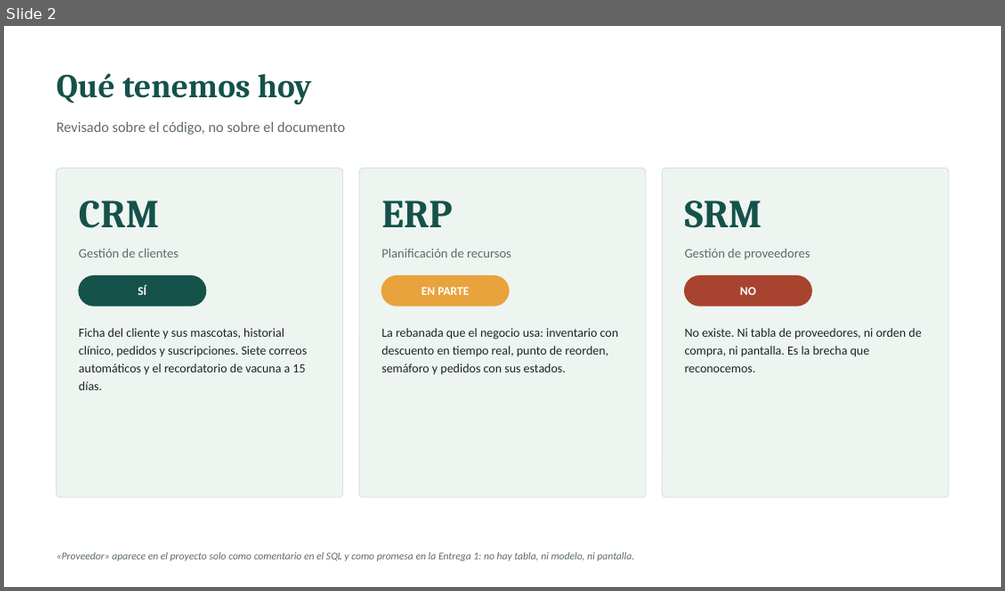
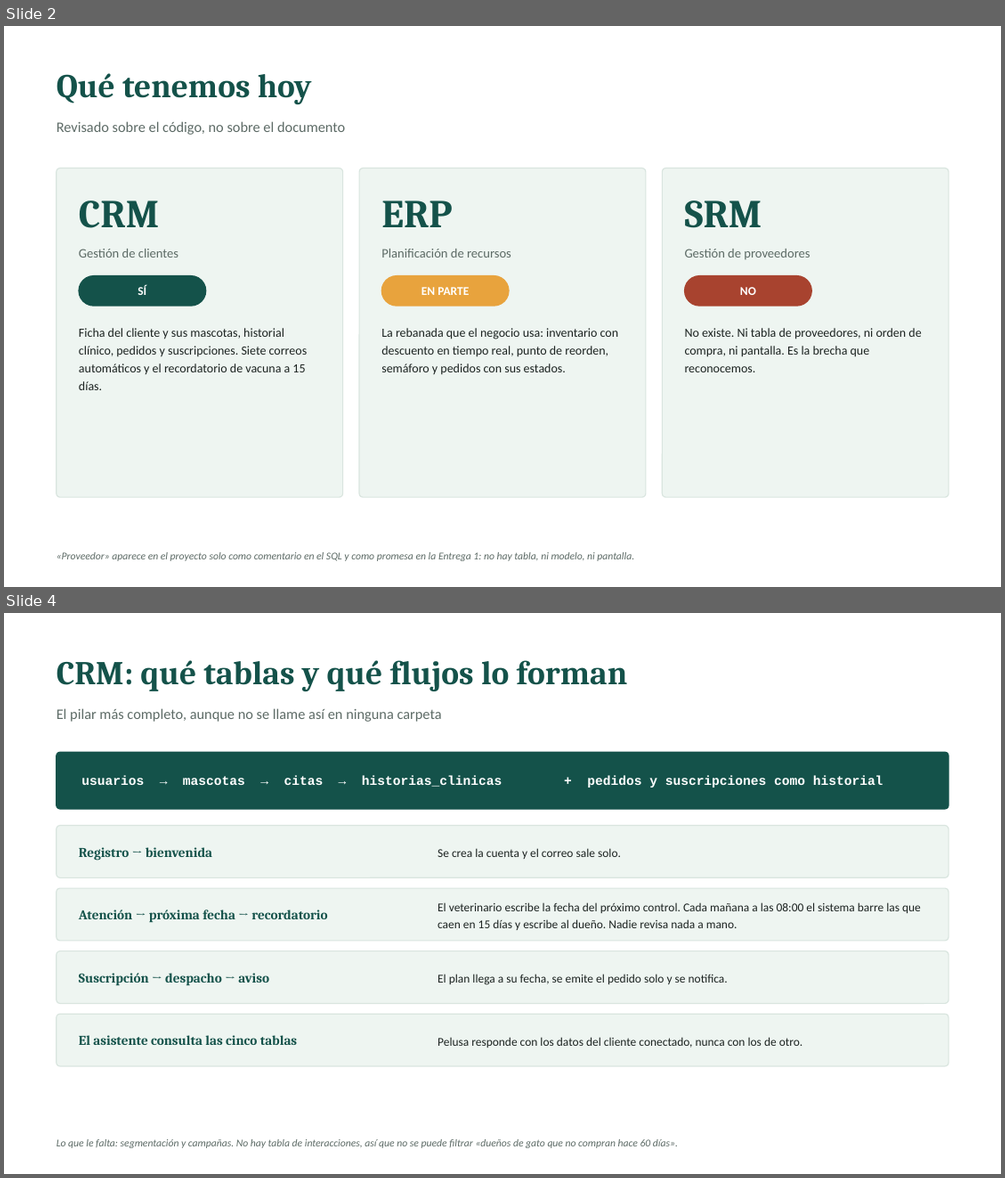
Before and after one commit to BrahamsCode/VetPetSurco, a slide deck: docs/presentacion/Pilares_CRM_ERP_SRM.pptx. Shown one above the other, each under a label of ours: slide 2 before the commit, slides 2 and 4 after it; the slides between them are not shown. The pictures are 1005x591 and 1005x1178 pixels, drawn with LibreOffice and Linux fonts; fonts in the diff are those of the drawing. Boxes give left, top, right and bottom in pixels: in the first picture for what was removed or moved away, otherwise in the second. Text is boxed around its words. In the diff, an @@ line names an element or a change of style, - is before the commit and + after.

```diff
--- a/docs/presentacion/Pilares_CRM_ERP_SRM.pptx
+++ b/docs/presentacion/Pilares_CRM_ERP_SRM.pptx
@@ slide 4 added at [4,613,1001,1174], background #FFFFFF @@
@@ text added at [57,660,628,691], 32 pt, text #14524A, bold @@
+CRM: qué tablas y qué flujos lo forman
@@ text added at [57,708,442,722], 14 pt, text #5D6B66 @@
+El pilar más completo, aunque no se llame así en ninguna carpeta
@@ rounded rectangle added at [57,752,948,809], fill #14524A, outline #14524A 1 pt @@
@@ text added at [81,776,883,787], 12.5 pt, text #FFFFFF, bold @@
+usuarios → mascotas → citas → historias_clinicas + pedidos y suscripciones como historial
@@ rounded rectangle added at [57,826,948,877], fill #EEF5F1, outline #D9E5DF 1 pt @@
@@ text added at [79,847,212,860], 13 pt, text #14524A, bold @@
+Registro → bienvenida
@@ text added at [437,848,621,859], 11.5 pt, text #1C2321 @@
+Se crea la cuenta y el correo sale solo.
@@ rounded rectangle added at [57,888,948,941], fill #EEF5F1, outline #D9E5DF 1 pt @@
@@ text added at [437,902,921,930], 11.5 pt, text #1C2321 @@
+El veterinario escribe la fecha del próximo control. Cada mañana a las 08:00 el sistema barre las que caen en 15 días y escribe al dueño. Nadie revisa nada a mano.
@@ text added at [79,909,327,923], 13 pt, text #14524A, bold @@
+Atención → próxima fecha → recordatorio
@@ rounded rectangle added at [57,951,948,1004], fill #EEF5F1, outline #D9E5DF 1 pt @@
@@ text added at [79,973,269,986], 13 pt, text #14524A, bold @@
+Suscripción → despacho → aviso
@@ text added at [437,973,728,985], 11.5 pt, text #1C2321 @@
+El plan llega a su fecha, se emite el pedido solo y se notifica.
@@ rounded rectangle added at [57,1013,948,1066], fill #EEF5F1, outline #D9E5DF 1 pt @@
@@ text added at [79,1035,297,1045], 13 pt, text #14524A, bold @@
+El asistente consulta las cinco tablas
@@ text added at [437,1037,803,1047], 11.5 pt, text #1C2321 @@
+Pelusa responde con los datos del cliente conectado, nunca con los de otro.
@@ text added at [57,1139,678,1148], 10 pt, text #5D6B66, italic @@
+Lo que le falta: segmentación y campañas. No hay tabla de interacciones, así que no se puede filtrar «dueños de gato que no compran hace 60 días».
```
Also in this commit, not shown: 5 other slides added, 2 other files.
